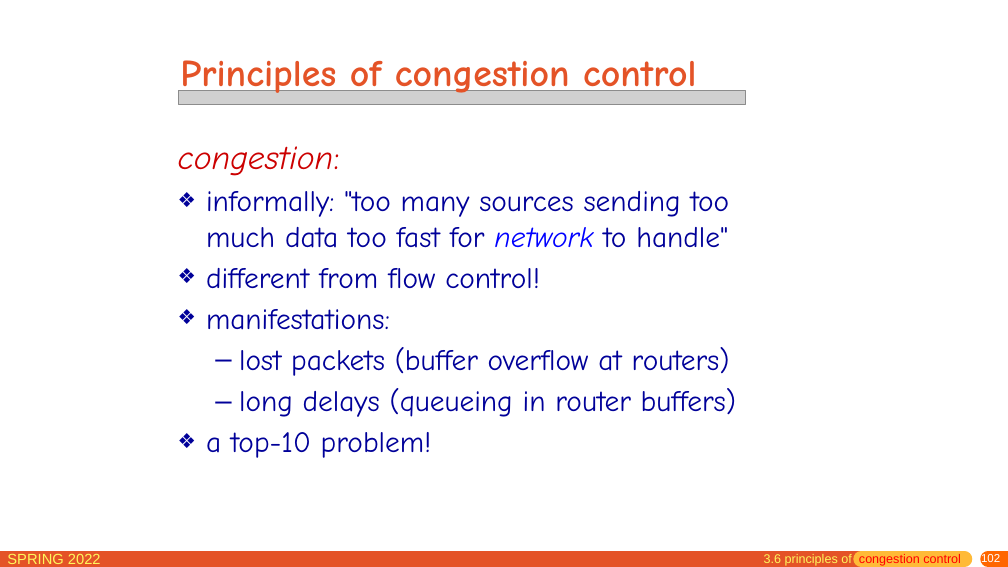
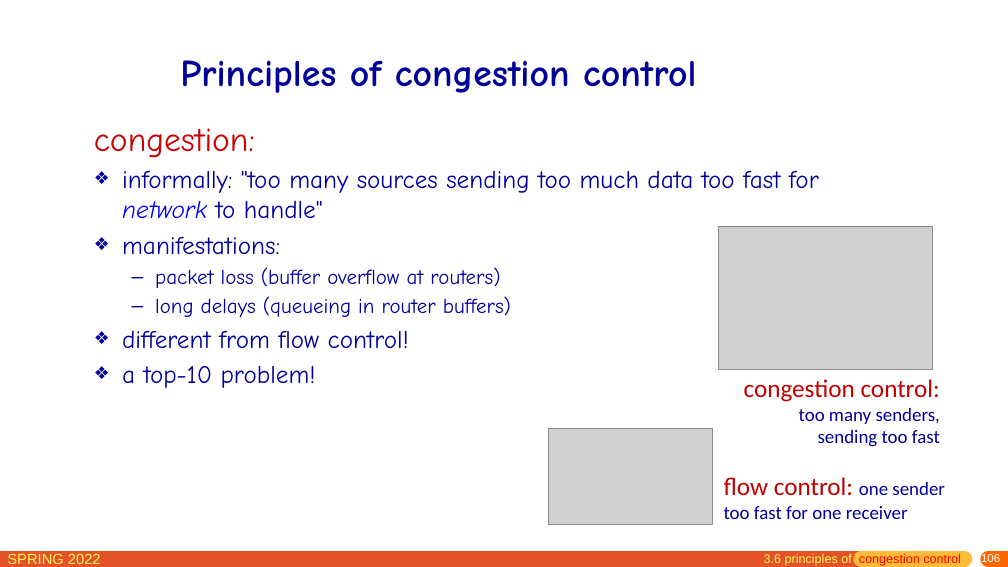
Before and after one commit to network-whu/slides, a slide deck: slide 106 of pptx/chapter3.pptx (slide 102 before the commit). Drawn at 1008x567 pixels with LibreOffice and Linux fonts; fonts in the diff are those of the drawing; grey boxes stand for pictures. Boxes give left, top, right and bottom in pixels: in the first picture for what was removed or moved away, otherwise in the second. Text is boxed around its words. In the diff, an @@ line names an element or a change of style, - is before the commit and + after.

```diff
--- a/pptx/chapter3.pptx
+++ b/pptx/chapter3.pptx
@@ title "Principles of congestion control" at bbox=[180, 60, 696, 93]: text colour #E45327 to #000099 @@
@@ text "congestion:": place and size @@
-text "congestion:" at bbox=[178, 146, 736, 458]
+text "congestion:" at bbox=[94, 128, 819, 388]
@@ picture removed at bbox=[178, 90, 746, 104] @@
@@ text at bbox=[94, 128, 819, 388]: italic off in "congestion:"; size 28 to 24 pt in "informally: "too many sources sending too much ...", "different from flow control!", "a top-10 problem!" @@
@@ text at bbox=[122, 237, 511, 317]: paragraphs added @@
+❖ manifestations:
+  – packet loss (buffer overflow at routers)
+  – long delays (queueing in router buffers)
@@ picture added at bbox=[718, 226, 933, 369] @@
@@ text at bbox=[206, 309, 736, 417]: paragraphs removed @@
-❖ manifestations:
-  – lost packets (buffer overflow at routers)
-  – long delays (queueing in router buffers)
@@ text added at bbox=[744, 379, 940, 447], 18 pt, text #000099 @@
+congestion control: too many senders, sending too fast
@@ picture added at bbox=[549, 429, 713, 525] @@
@@ text added at bbox=[724, 477, 945, 519], 18 pt, text #000099 @@
+flow control: one sender too fast for one receiver
@@ page number at bbox=[981, 553, 1000, 565]: text changed @@
-102
+106
```
Also in this commit, not shown: 60 other slides changed, 9 slides added, 1 slide removed.
